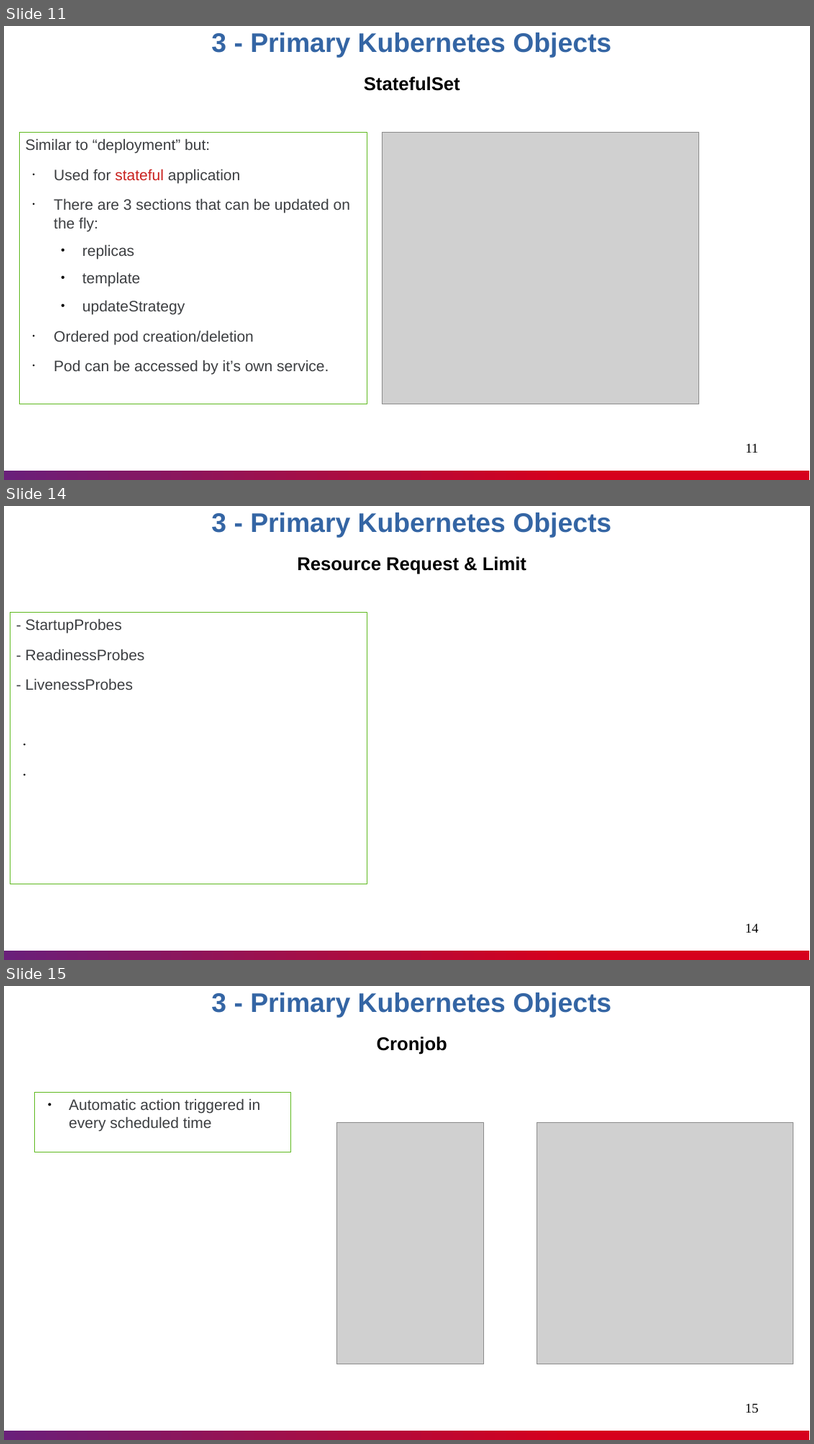
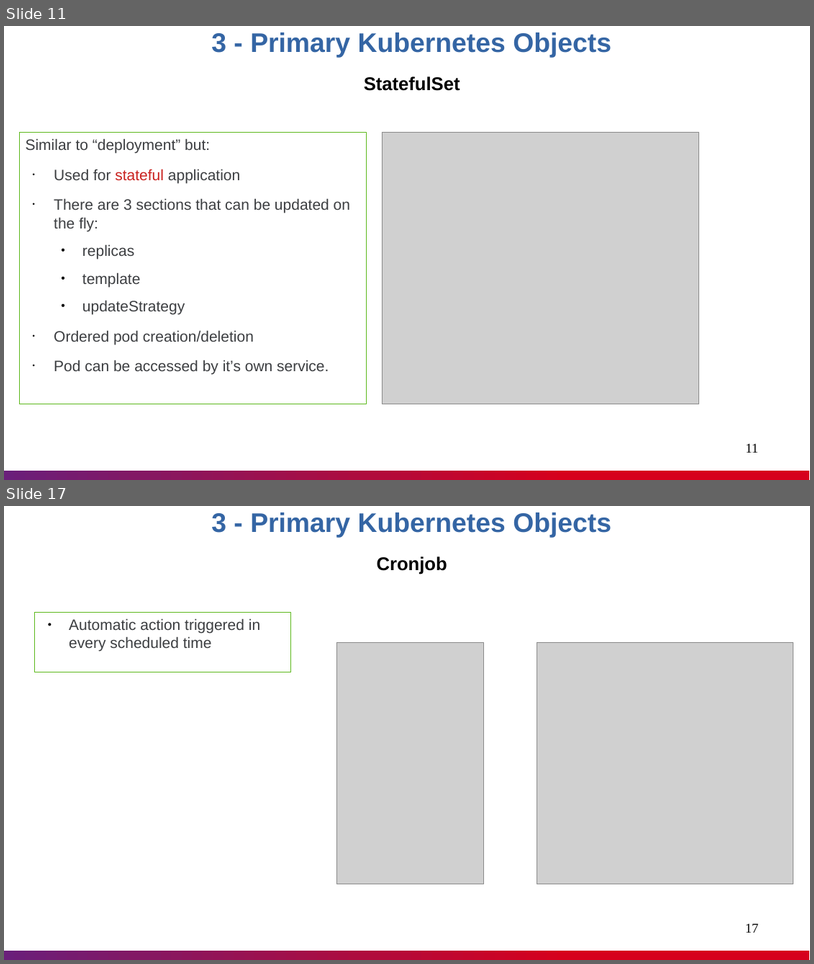
Before and after one commit to nashtech-garage/kubernetes, a slide deck: documents/K8s_Knowledge_Sharing.pptx. Shown one above the other, each under a label of ours: slides 11, 14 and 15 before the commit, slides 11 and 17 after it; the slides between them are not shown. The pictures are 814x1444 and 814x964 pixels, drawn with LibreOffice and Linux fonts; fonts in the diff are those of the drawing; grey boxes stand for pictures. Boxes give left, top, right and bottom in pixels: in the first picture for what was removed or moved away, otherwise in the second. Text is boxed around its words. In the diff, an @@ line names an element or a change of style, - is before the commit and + after.

```diff
--- a/documents/K8s_Knowledge_Sharing.pptx
+++ b/documents/K8s_Knowledge_Sharing.pptx
@@ slide 14 removed at (4, 506, 810, 960), background #FFFFFF; not listed: 1 template element that a slide beside it also shows @@
@@ text removed at (211, 512, 612, 574) @@
-3 - Primary Kubernetes Objects
-Resource Request & Limit
@@ rectangle removed at (10, 612, 367, 884) @@
-- StartupProbes
-- ReadinessProbes
-- LivenessProbes
@@ page number removed at (746, 923, 759, 932) @@
-14
@@ what was slide 15 is now slide 17 @@
@@ page number at (746, 923, 759, 932): text changed @@
-15
+17
```
Also in this commit, not shown: 2 slides changed, 3 slides added.
